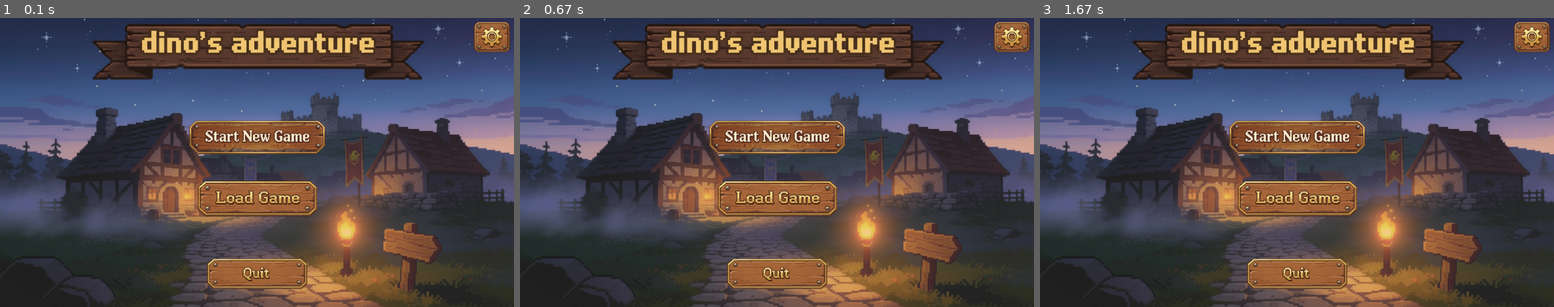
Above: before the commit, frames 1-3 (left to right).
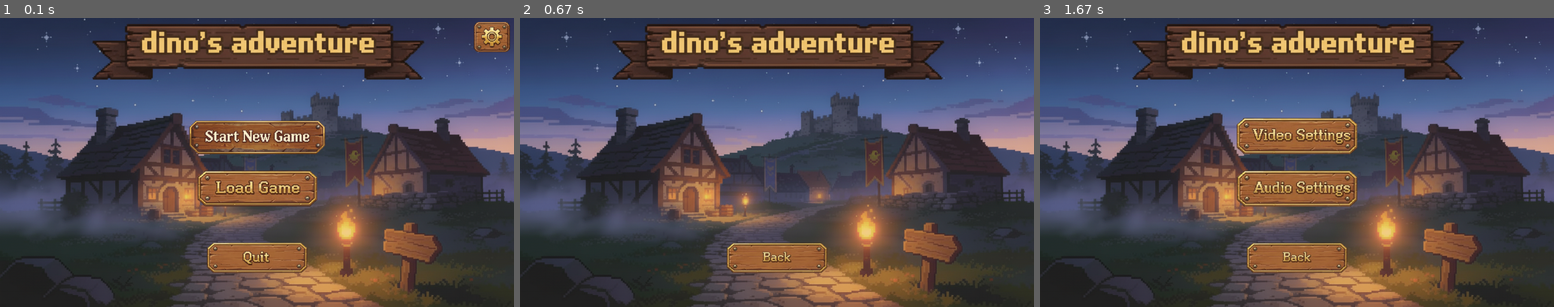
Above: after the commit, the same moments.

Repository: TheDelta29/RPG-game
Game: pygame game, started from main.py
The game is run twice, just before and just after one commit, with the same random seed, the same clock (stepped at 60 frames per second) and the same inputs.
Inputs (mouse positions are in pixels of both pictures, inside the frame that each line leads up to):
- Up to frame 1 (0.1 s): no input
- Up to frame 2 (0.67 s): press the mouse at (1013, 38) at 0.37 s; move the mouse to (900, 142) at 0.47 s; release the mouse at (792, 246) at 0.6 s
- Up to frame 3 (1.67 s): press the mouse at (1297, 136) at 0.7 s; move the mouse to (1204, 191) at 0.8 s; release the mouse at (1117, 246) at 0.93 s; press the mouse at (1297, 188) at 1.03 s; move the mouse to (1338, 153) at 1.13 s; release the mouse at (1379, 122) at 1.27 s; press the mouse at (1533, 38) at 1.37 s; move the mouse to (1358, 145) at 1.47 s; release the mouse at (1183, 252) at 1.6 s

The runs differ from the first frame. In frame 1, 5.6% of the frame differs, in the area x 38-62%, y 52-94%; in frame 2, 8.9%, in the area x 36-100%, y 1-94%; in frame 3, 8.5%.

Commit message:
Refactored `pygametesting` into modular components: extracted `Button` class and restructured main menu logic into `UI.mainmenu`; updated asset paths and integrated new button functionality in `main.py`.

Diff:
--- /dev/null
+++ b/UI/button.py
@@ -0,0 +1,33 @@
+import pygame
+
+class Button:
+    def __init__(self, x, y, img, scale):
+        width = img.get_width()
+        height = img.get_height()
+        self.image = pygame.transform.scale(img, (int(width * scale), int(height * scale)))
+        self.rect = self.image.get_rect()
+        self.rect.topleft = (x, y)
+        self.clicked = False
+        self.active = True
+
+    def draw(self,surface):
+
+        action = False
+
+
+        # get mouse position
+        pos = pygame.mouse.get_pos()
+
+        # check if the mouse is over the button
+        if self.active == True:
+            if self.rect.collidepoint(pos):
+                if pygame.mouse.get_pressed()[0] == 1 and self.clicked == False:
+                    self.clicked = True
+                    action = True
+        # if the mouse is not clicked, set the clicked variable to False
+        if pygame.mouse.get_pressed()[0] == 0:
+            self.clicked = False
+
+        surface.blit(self.image, (self.rect.x, self.rect.y))
+
+        return action
--- /dev/null
+++ b/UI/mainmenu.py
@@ -0,0 +1,113 @@
+import pygame
+from . import button
+
+
+def mainloop():
+
+    pygame.init()
+
+    #screen size
+    screen = pygame.display.set_mode((1280, 720))
+
+    centerx , centery = screen.get_rect().centerx , screen.get_rect().centery
+
+    #setting the variable bg to the background image
+    bg = pygame.image.load("data/images/dinosadventurebg.png").convert_alpha()
+    bg = pygame.transform.scale(bg, (1280, 720))
+
+    #setting startbtn to the button image
+    startbtn = pygame.image.load("data/images/buttons/startnewgamebtn.png").convert_alpha()
+    startbtn = pygame.transform.scale(startbtn, (350, 100))
+
+    loadbtn = pygame.image.load("data/images/buttons/loadgamebtn.png").convert_alpha()
+    loadbtn = pygame.transform.scale(loadbtn, (300, 90))
+
+    quitbtn = pygame.image.load("data/images/buttons/quitbtn.png").convert_alpha()
+    quitbtn = pygame.transform.scale(quitbtn, (250, 75))
+
+    settingsbtn = pygame.image.load("data/images/buttons/settingsbtn.png").convert_alpha()
+    settingsbtn = pygame.transform.scale(settingsbtn, (90, 75))
+
+    backbtn = pygame.image.load("data/images/buttons/backbtn.png").convert_alpha()
+    backbtn = pygame.transform.scale(backbtn, (250, 75))
+
+    audiosettingsbtn = pygame.image.load("data/images/buttons/audiosettingsbtn.png").convert_alpha()
+    audiosettingsbtn = pygame.transform.scale(audiosettingsbtn, (300, 90))
+
+    videosettingsbtn = pygame.image.load("data/images/buttons/videosettingsbtn.png").convert_alpha()
+    videosettingsbtn = pygame.transform.scale(videosettingsbtn, (300, 90))
+
+
+    #main menu buttons
+    start_button =  button.Button(centerx - startbtn.get_width() / 2 , centery - startbtn.get_height() / 0.9, startbtn, 1)
+    load_button = button.Button(centerx - loadbtn.get_width() / 2 , centery + startbtn.get_height() / 5, loadbtn, 1)
+    quit_button = button.Button (centerx - quitbtn.get_width() / 2 , centery + startbtn.get_height() / 0.5 , quitbtn, 1)
+    settings_button = button.Button(screen.get_width() - settingsbtn.get_width() - 10, 10, settingsbtn, 1)
+
+    #settings menu buttons
+    videosettingsbtn = button.Button(centerx - videosettingsbtn.get_width() / 2, centery - startbtn.get_height() / 0.9,videosettingsbtn, 1)
+    audiosettingsbtn = button.Button(centerx - audiosettingsbtn.get_width() / 2, centery + startbtn.get_height() / 5 ,audiosettingsbtn, 1)
+    back_button = button.Button(centerx - backbtn.get_width() / 2 , centery + startbtn.get_height() / 0.5, backbtn, 1)
+
+
+    #settings variable
+    settingsmenu = False
+
+    font = pygame.font.SysFont("arialblack", 40)
+    textcolor = (255, 255, 255)
+
+    def draw_text(text, font , textcolor, x, y):
+        img = font.render(text, True, textcolor)
+        screen.blit(img, (x, y))
+
+
+    pygame.display.set_caption("Dino's Adventure")
+
+    clock = pygame.time.Clock()
+
+    running = True
+    while running:
+
+        screen.fill("black")
+        screen.blit(bg, (0, 0))
+
+        if settingsmenu:
+            start_button.active = False
+            load_button.active = False
+            quit_button.active = False
+
+            if back_button.draw(screen):
+                pygame.time.delay(100)
+                settingsmenu = False
+
+
+            if videosettingsbtn.draw(screen):
+                print("video settings")
+            if audiosettingsbtn.draw(screen):
+                print("audio settings")
+        else :
+            start_button.active = True
+            load_button.active = True
+            quit_button.active = True
+            if settings_button.draw(screen):
+                print("settings")
+                settingsmenu = True
+
+            if start_button.draw(screen):
+                print("start")
+            if load_button.draw(screen):
+                print("load")
+            if quit_button.draw(screen):
+                running = False
+
+
+        for event in pygame.event.get():
+            if event.type == pygame.QUIT:
+                running = False
+
+        pygame.display.flip()
+        pygame.display.update()
+
+        clock.tick(30)
+
+    pygame.quit()
--- a/UI/pygametesting.py
+++ /dev/null
@@ -1,106 +0,0 @@
-import pygame
-import sys
-from pygame.locals import *
-
-
-def mainloop():
-
-    pygame.init()
-
-    #screen size
-    screen = pygame.display.set_mode((1280, 720))
-
-    centerx , centery = screen.get_rect().centerx , screen.get_rect().centery
-
-    #setting the variable bg to the background image
-    bg = pygame.image.load("data/images/dinosadventurebg.png").convert_alpha()
-    bg = pygame.transform.scale(bg, (1280, 720))
-
-    #setting startbtn to the button image
-    startbtn = pygame.image.load("data/images/startnewgamebtn.png").convert_alpha()
-    startbtn = pygame.transform.scale(startbtn, (350, 100))
-
-    loadbtn = pygame.image.load("data/images/loadgamebtn.png").convert_alpha()
-    loadbtn = pygame.transform.scale(loadbtn, (300, 90))
-
-    quitbtn = pygame.image.load("data/images/quitbtn.png").convert_alpha()
-    quitbtn = pygame.transform.scale(quitbtn, (250, 75))
-
-    settingsbtn = pygame.image.load("data/images/settingsbtn.png").convert_alpha()
-    settingsbtn = pygame.transform.scale(settingsbtn, (90, 75))
-
-    def draw_img(img, x ,y):
-        screen.blit(img, (x, y))
-
-    class Button:
-        def __init__(self, x, y, img, scale):
-            width = img.get_width()
-            height = img.get_height()
-            self.image = pygame.transform.scale(img, (int(width * scale), int(height * scale)))
-            self.rect = self.image.get_rect()
-            self.rect.topleft = (x, y)
-            self.clicked = False
-
-        def draw(self):
-
-            action = False
-
-            #get mouse position
-            pos = pygame.mouse.get_pos()
-
-            #check if the mouse is over the button
-            if self.rect.collidepoint(pos):
-                if pygame.mouse.get_pressed()[0] == 1 and self.clicked == False:
-                    self.clicked = True
-                    action = True
-            #if the mouse is not clicked, set the clicked variable to False
-            if pygame.mouse.get_pressed()[0] == 0:
-                self.clicked = False
-
-            screen.blit(self.image, (self.rect.x, self.rect.y))
-
-            return action
-
-    start_button =  Button(centerx - startbtn.get_width() / 2 , centery - startbtn.get_height() / 0.9, startbtn, 1)
-    load_button = Button(centerx - loadbtn.get_width() / 2 , centery + startbtn.get_height() / 2.2, loadbtn, 1)
-    quit_button = Button (centerx - quitbtn.get_width() / 2 , centery + startbtn.get_height() * 2.4, quitbtn, 1)
-    settings_button = Button(screen.get_width() - settingsbtn.get_width() - 10, 10, settingsbtn, 1)
-
-
-    font = pygame.font.SysFont("arialblack", 40)
-    textcolor = (255, 255, 255)
-
-    def draw_text(text, font , textcolor, x, y):
-        img = font.render(text, True, textcolor)
-        screen.blit(img, (x, y))
-
-
-    pygame.display.set_caption("Dino's Adventure")
-
-    clock = pygame.time.Clock()
-
-    running = True
-    while running:
-
-        screen.fill("black")
-        screen.blit(bg, (0, 0))
-
-        if start_button.draw():
-            print("start")
-        if load_button.draw():
-            print("load")
-        if quit_button.draw():
-            print("quit")
-        if settings_button.draw():
-            print("settings")
-
-        for event in pygame.event.get():
-            if event.type == pygame.QUIT:
-                running = False
-
-        pygame.display.flip()
-        pygame.display.update()
-
-        clock.tick(60)
-
-    pygame.quit()
--- a/main.py
+++ b/main.py
@@ -6,7 +6,7 @@
 import copy
 import json
 from colorama import *
-from UI.pygametesting import mainloop
+from UI.mainmenu import mainloop
 
 
 with open("data/enemies.json", "r", encoding="utf-8") as f:
Binary file added: data/images/buttons/audiosettingsbtn.png
Binary file added: data/images/buttons/backbtn.png
Renamed: data/images/loadgamebtn.png -> data/images/buttons/loadgamebtn.png
Renamed: data/images/quitbtn.png -> data/images/buttons/quitbtn.png
Renamed: data/images/settingsbtn.png -> data/images/buttons/settingsbtn.png
Renamed: data/images/startnewgamebtn.png -> data/images/buttons/startnewgamebtn.png
Binary file added: data/images/buttons/videosettingsbtn.png
